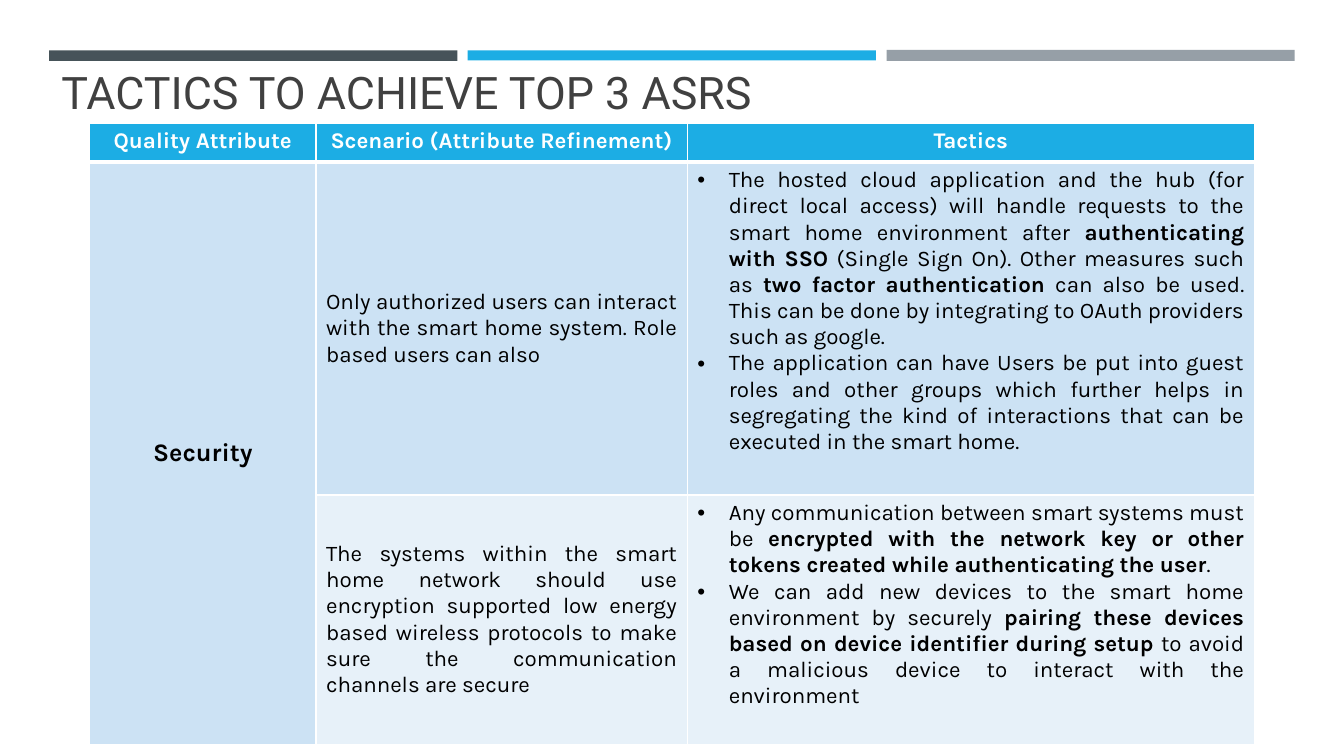
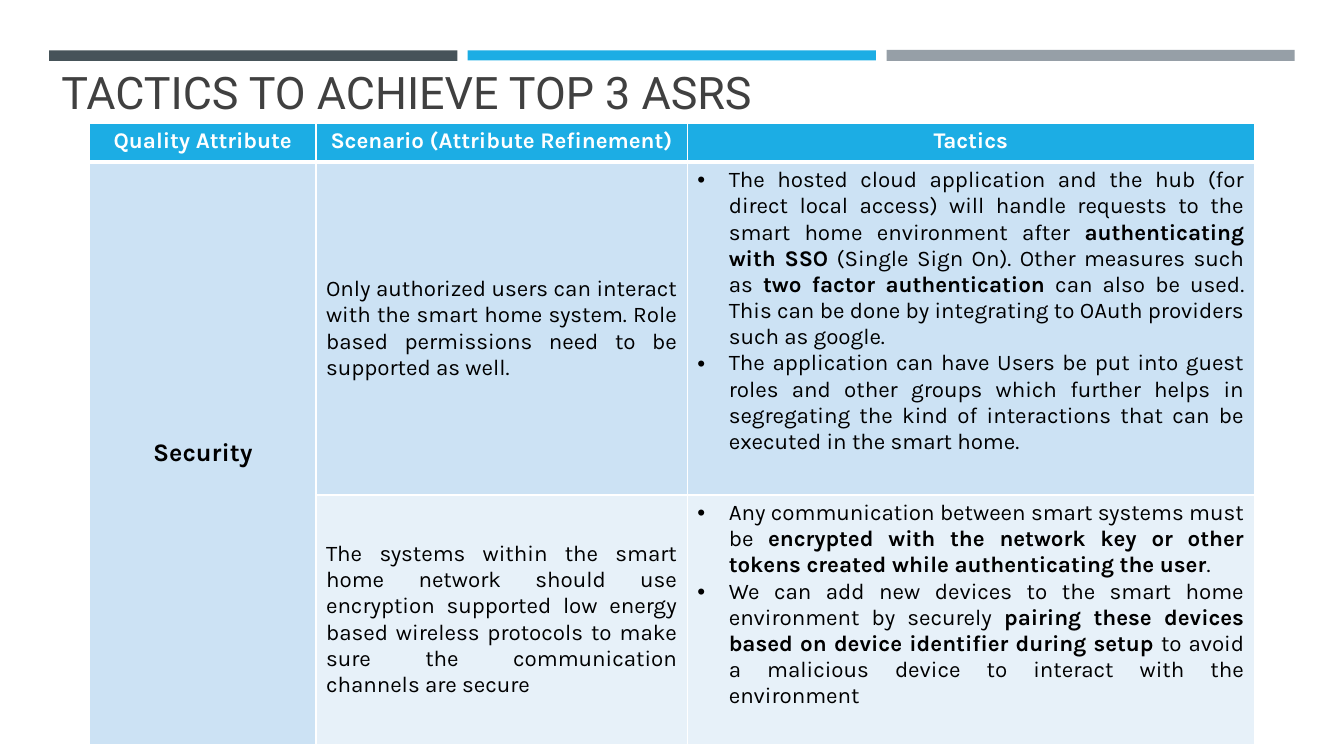
Before and after one commit to Akhilsudh/BITS-Assignment, a slide deck: slide 4 of Semester 2/Software Architecture/Assignment 2/SA-Assignment-2021MT12054.pptx. Drawn at 1344x756 pixels with LibreOffice and Linux fonts; fonts in the diff are those of the drawing. Boxes give left, top, right and bottom in pixels: in the first picture for what was removed or moved away, otherwise in the second. Text is boxed around its words. In the diff, an @@ line names an element or a change of style, - is before the commit and + after.

```diff
--- a/Semester 2/Software Architecture/Assignment 2/SA-Assignment-2021MT12054.pptx
+++ b/Semester 2/Software Architecture/Assignment 2/SA-Assignment-2021MT12054.pptx
@@ table at (90, 123, 1255, 737) @@
-row 2, column 2: Only authorized users can interact with the smart home system. Role based users can also
+row 2, column 2: Only authorized users can interact with the smart home system. Role based permissions need to be supported as well.
```
Also in this commit, not shown: 5 other slides changed, 1 other file.
